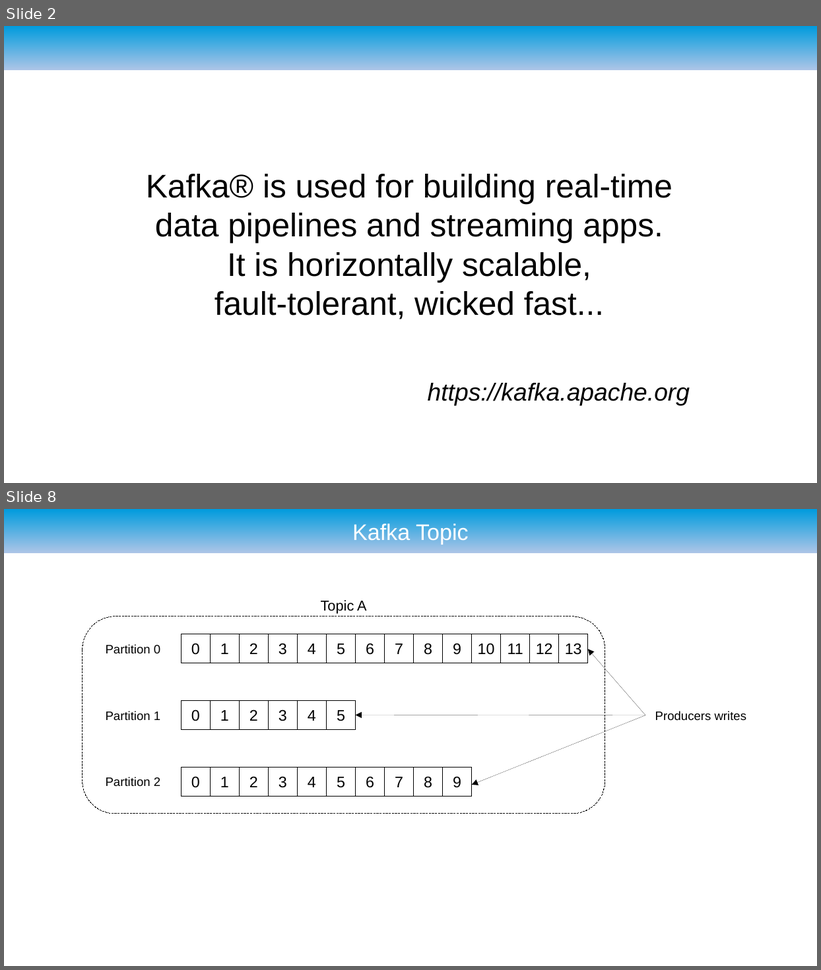
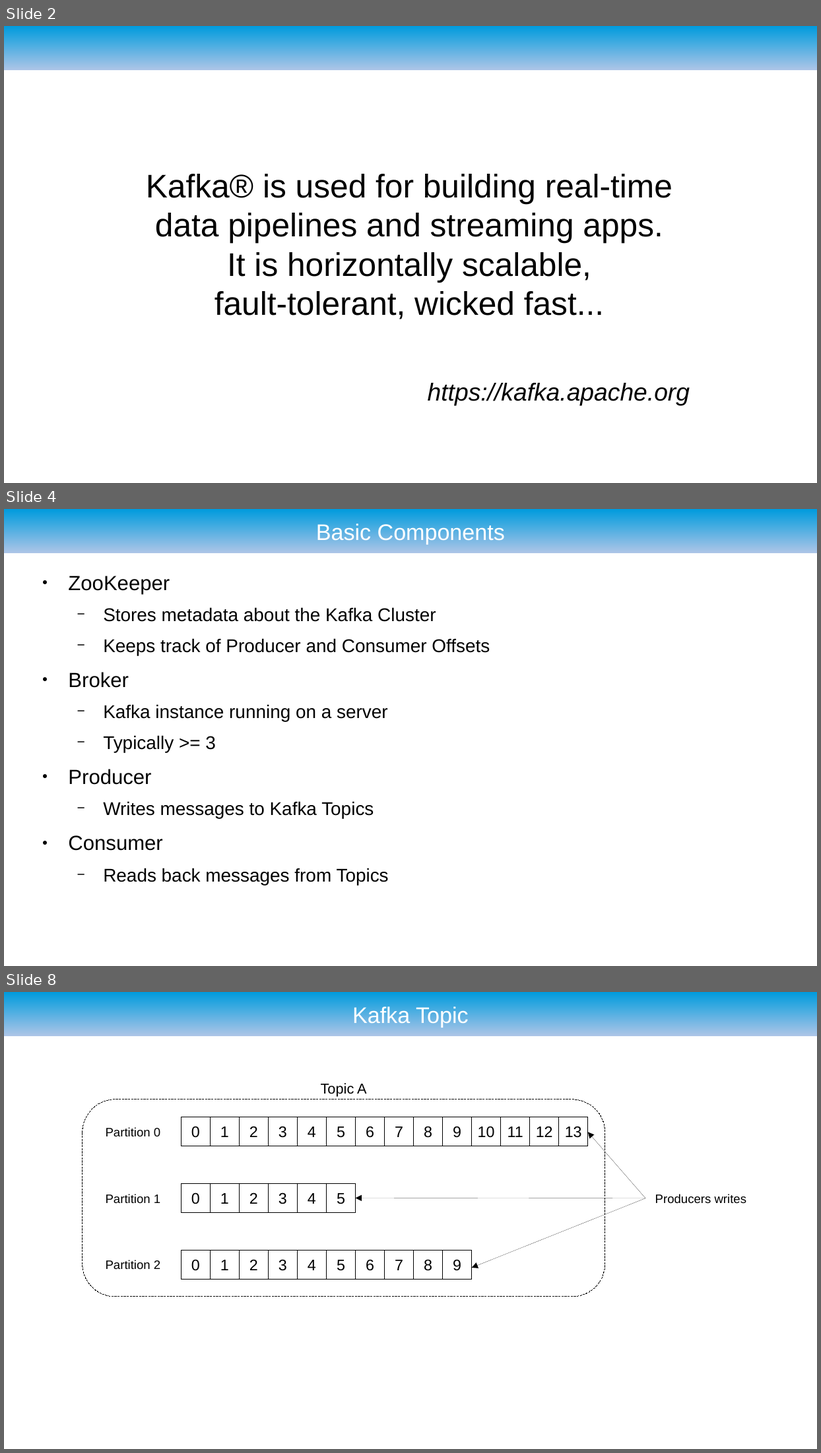
Before and after one commit to ryzlab/kafka-kompetensdag, a slide deck: doc/presentation.odp. Shown one above the other, each under a label of ours: slides 2 and 8 before the commit, slides 2, 4 and 8 after it; the slides between them are not shown. The pictures are 821x970 and 821x1453 pixels, drawn with LibreOffice and Linux fonts; fonts in the diff are those of the drawing; background and template pictures are left out. Boxes give left, top, right and bottom in pixels: in the first picture for what was removed or moved away, otherwise in the second. Text is boxed around its words. In the diff, an @@ line names an element or a change of style, - is before the commit and + after.

Commit message:
Added documentation. Reverted multiple Kafka listeners in docker file

```diff
--- a/doc/presentation.odp
+++ b/doc/presentation.odp
@@ slide 4 added at (4, 509, 817, 966), background #FFFFFF; not listed: 1 template element that a slide beside it also shows @@
@@ title added at (316, 522, 505, 544), 22 pt, text #FFFFFF @@
+Basic Components
@@ text added at (68, 576, 490, 885), 18 pt, text #000000 @@
+● ZooKeeper
+  − Stores metadata about the Kafka Cluster
+  − Keeps track of Producer and Consumer Offsets
+● Broker
+  − Kafka instance running on a server
+  − Typically >= 3
+● Producer
+  − Writes messages to Kafka Topics
+● Consumer
+  − Reads back messages from Topics
```
Also in this commit, not shown: 8 slides changed, 4 other slides added, 3 slides removed, 6 other files.
